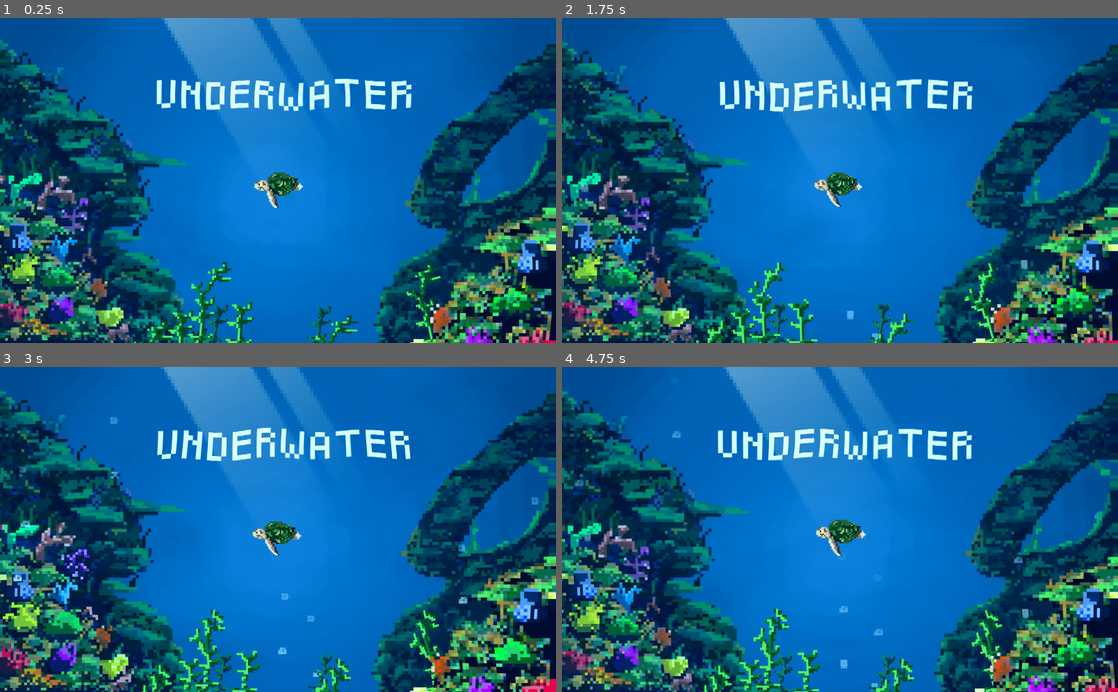
Above: before the commit, frames 1-4 (two rows, left to right).
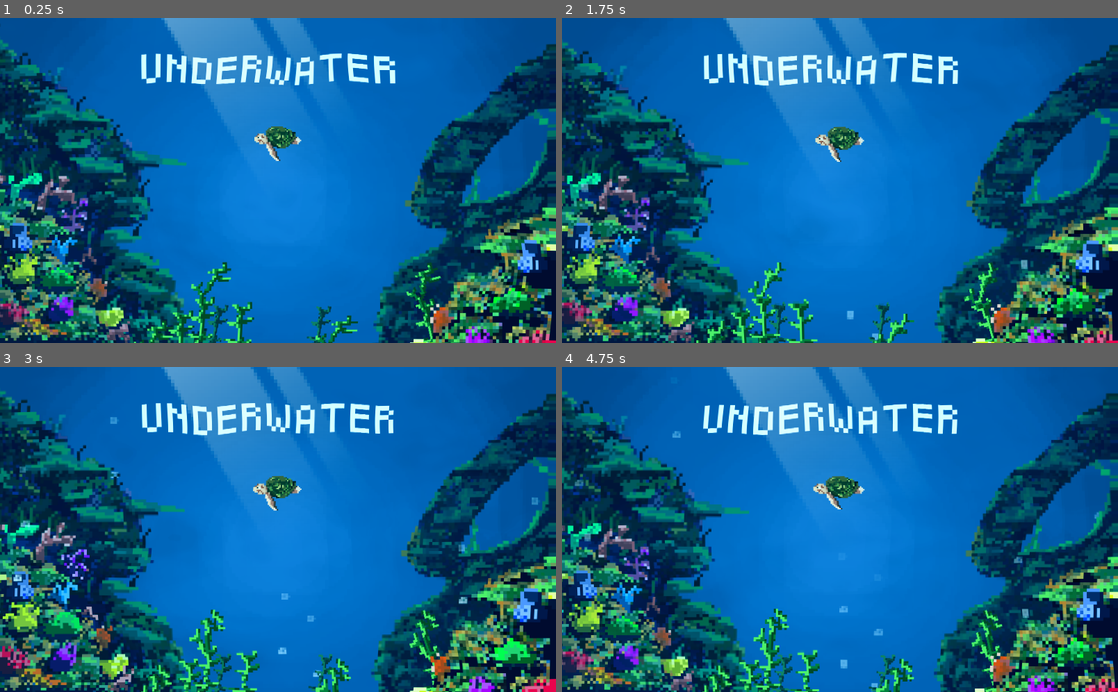
Above: after the commit, the same moments.

Repository: Gerchis/JamTeamSeas
Game: Godot game, scene res://Scenes/MainMenu/MainMenu.tscn
The game is run twice, just before and just after one commit, with the same random seed, the same clock (stepped at 60 frames per second) and the same inputs.
Inputs:
- Up to frame 1 (0.25 s): no input
- Up to frame 2 (1.75 s): no input
- Up to frame 3 (3 s): no input
- Up to frame 4 (4.75 s): no input

The runs differ from the first frame. In frame 1, 4.6% of the frame differs, in the area x 25-74%, y 10-59%; in frame 2, 4.6%; in frame 3, 4.6%; in frame 4, 4.7%.

Commit message:
Btn

Diff:
--- a/Scenes/MainMenu/MainMenu.tscn
+++ b/Scenes/MainMenu/MainMenu.tscn
@@ -366,7 +366,7 @@
 texture = ExtResource( 3 )
 
 [node name="Turtle" type="Sprite" parent="."]
-position = Vector2( 520.817, 294.48 )
+position = Vector2( 520.817, 211.48 )
 scale = Vector2( 0.276079, 0.276079 )
 texture = ExtResource( 13 )
 hframes = 4
@@ -464,10 +464,10 @@
 anims/Reed_05 = SubResource( 11 )
 
 [node name="Title_01" type="AnimatedSprite" parent="."]
-position = Vector2( 528.916, 138.593 )
+position = Vector2( 500.857, 90.7563 )
 scale = Vector2( 0.4, 0.4 )
 frames = SubResource( 18 )
-playing = true
+frame = 2
 
 [node name="WaterEffect_02" type="Sprite" parent="."]
 material = ExtResource( 14 )
Binary file added: BtnStrat_001.png
Binary file added: BtnVolumeOnOff_001.png
